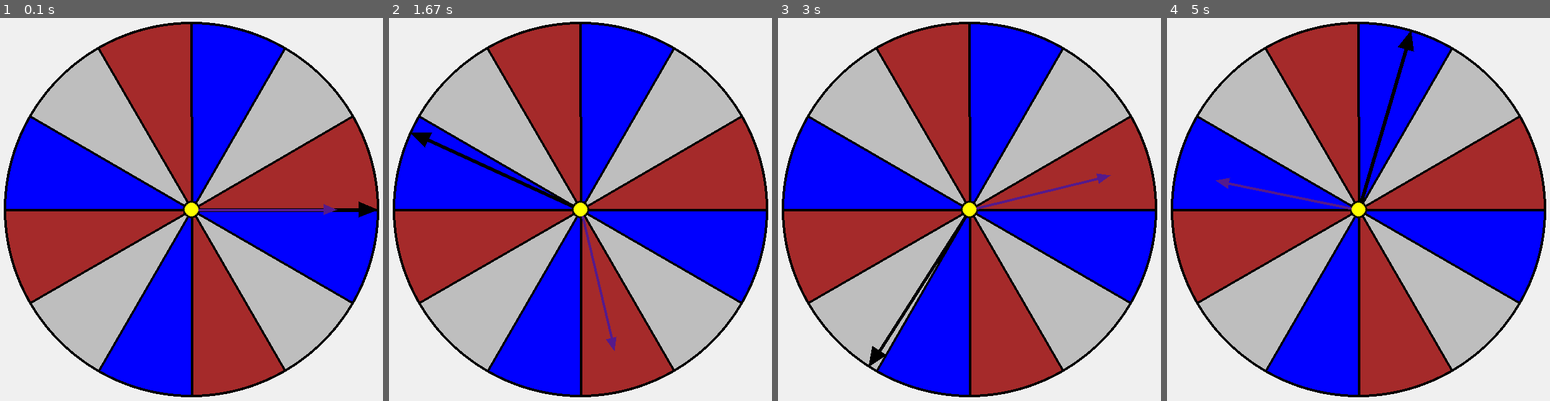
Above: before the commit, frames 1-4 (left to right).
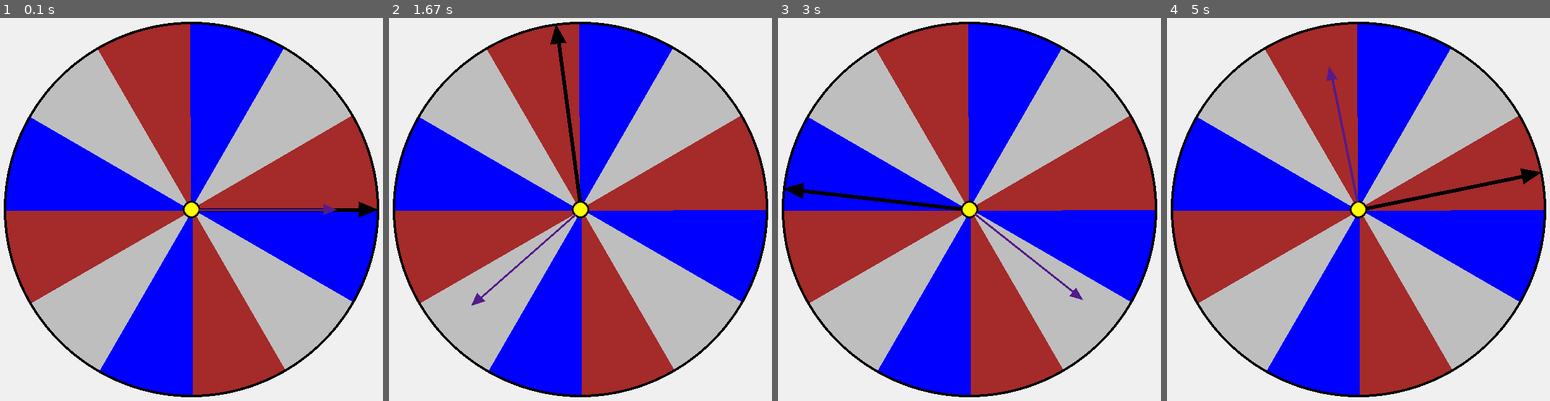
Above: after the commit, the same moments.

Repository: tjw194/pygame_spinner
Game: pygame game, started from main.py
Same seed, same stepped clock (60 frames per second), same inputs: the game is played once before the commit and once after it.
Inputs (mouse positions are in pixels of both pictures, inside the frame that each line leads up to):
- Up to frame 1 (0.1 s): no input
- Up to frame 2 (1.67 s): click (580, 209) at 0.38 s; click (630, 320) at 0.72 s; click (764, 385) at 1.05 s; click (461, 109) at 1.38 s
- Up to frame 3 (3 s): click (969, 270) at 1.72 s; click (900, 106) at 2.05 s; click (1141, 339) at 2.38 s; click (808, 259) at 2.72 s
- Up to frame 4 (5 s): click (1212, 113) at 3.05 s; click (1239, 297) at 3.38 s; click (1538, 324) at 3.72 s; click (1205, 397) at 4.05 s; click (1201, 240) at 4.38 s; click (1385, 347) at 4.72 s

The runs differ from the first frame. In frame 1, 3.0% of the frame differs, in the area x 1-99%, y 1-99%; in frame 2, 4.7%; in frame 3, 4.7%; in frame 4, 4.8%.

Commit message:
added README.md; implemented SpinnerArm spin method

Diff:
--- a/main.py
+++ b/main.py
@@ -23,10 +23,11 @@
     pygame.quit()
     sys.exit()
 
+
 # creating the spinner object and configuring some options
 spinner = Spinner(display, (400, 400), 300, 12)
 spinner.colors = ['blue', 'gray', 'brown']
-spinner.borders = True
+spinner.borders = False
 
 # creating 2 spinner arm objects and configuring some options
 arm = SpinnerArm(display, (400, 400), 280)
@@ -45,15 +46,9 @@
             arm.speed = random.randrange(40, 75, 1)
             arm2.speed = random.randrange(40, 75, 1)
 
-    # reduce spinner speed based on friction value
-    arm.speed -= arm.friction
-    arm2.speed -= arm2.friction
-
-    # stop spinning so spinner does not go in reverse direction
-    if arm.speed < 0:
-        arm.speed = 0.0
-    if arm2.speed < 0:
-        arm2.speed = 0.0
+    # animate spinner arms
+    arm.spin()
+    arm2.spin()
 
     # show the spinner board and spinners
     display.fill(background)
@@ -61,9 +56,7 @@
     arm.show()
     arm2.show()
 
-    # updating angle of each spinner arm
-    arm.angle += arm.speed
-    arm2.angle += arm2.speed
+
 
     pygame.display.update()
     clock.tick()
--- a/spinner.py
+++ b/spinner.py
@@ -115,3 +115,9 @@
 
         # center circle
         pygame.draw.circle(self.pygame_surface, self.cap_color, (self.center_x, self.center_y), self.radius / 20)
+
+    def spin(self):
+        self.speed -= self.friction
+        if self.speed < 0:
+            self.speed = 0.0
+        self.angle += self.speed
Not shown, added: README.md
Not shown, changed: .gitignore
